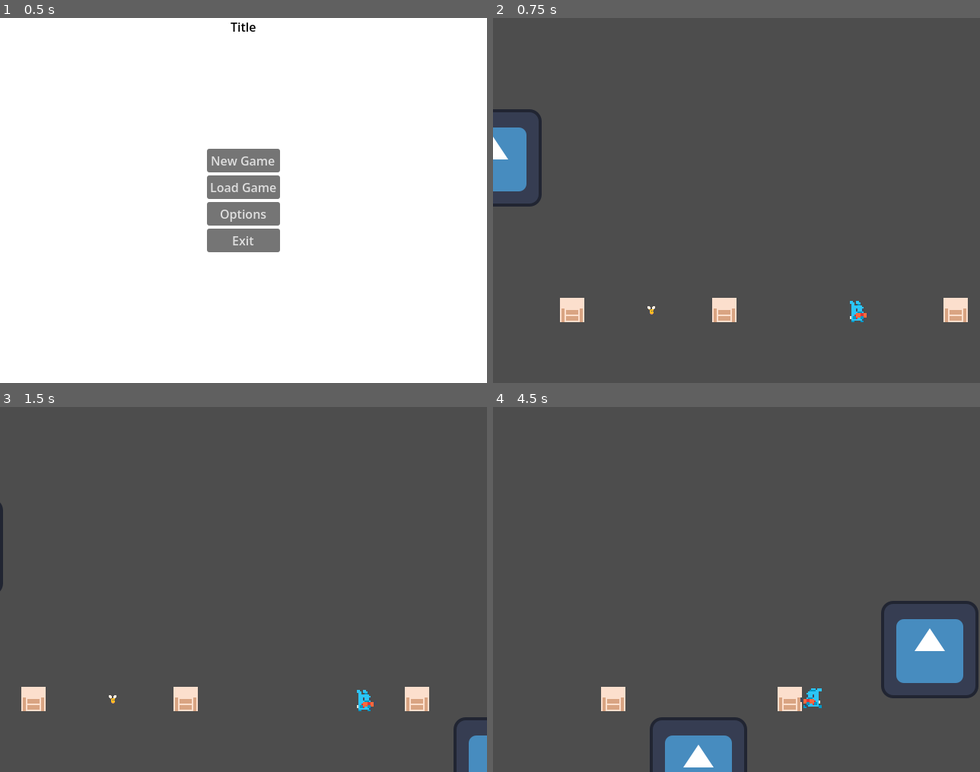
Above: before the commit, frames 1-4 (two rows, left to right).
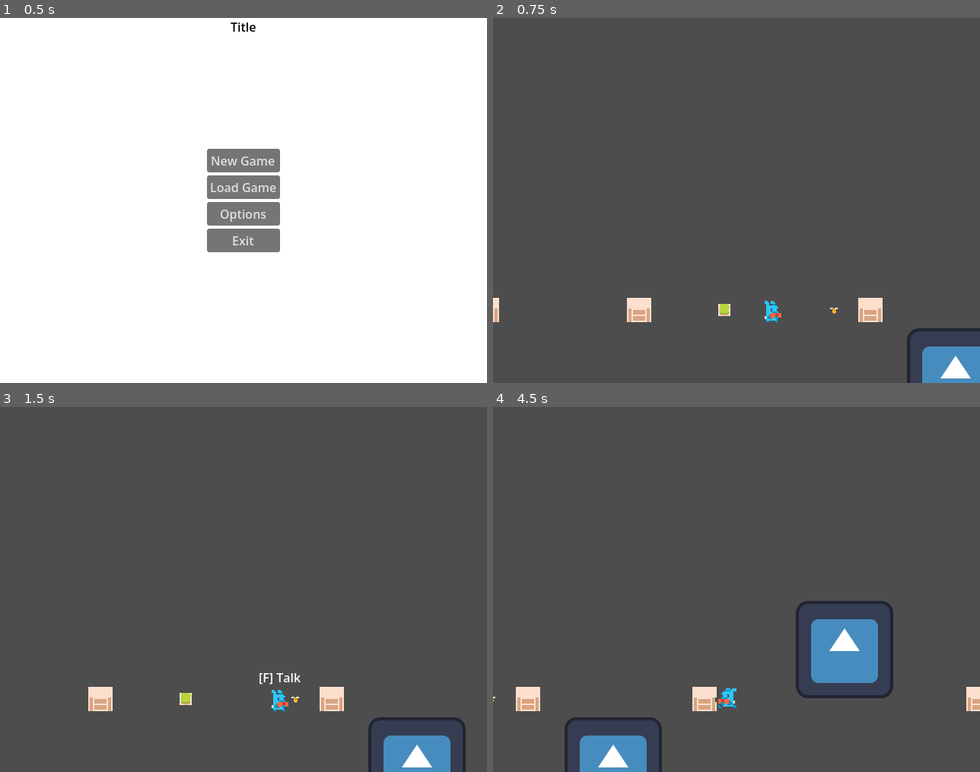
Above: after the commit, the same moments.

Repository: Magistratus-Studio/goedwareJam
Game: Godot game, scene res://cenas/menuInicial.tscn
Two runs of this game, one before a commit and one after it. Both use one fixed random seed, a clock stepped at 60 frames per second and the inputs below. The engine's default icon, where the game draws it, is replaced by a stand-in: a white triangle on a blue panel in a dark square.
Inputs (mouse positions are in pixels of both pictures, inside the frame that each line leads up to):
- Up to frame 1 (0.5 s): no input
- Up to frame 2 (0.75 s): click "New Game" at 0.5 s
- Up to frame 3 (1.5 s): tap Enter (ui_accept) at 1.25 s; move the mouse to (350, 571) at 1.27 s; hold D (move_right) from 1.28 s (still down); hold F (interact) from 1.28 s (still down); click (350, 571) at 1.42 s
- Up to frame 4 (4.5 s): tap Enter (ui_accept) at 1.52, 2.27, 3.77 s; move the mouse to (639, 607) at 2.02 s; release D (move_right) at 2.03 s; release F (interact) at 2.03 s; hold A (move_left) 2.03-2.78 s; tap F (interact) at 2.1, 3.8 s; move the mouse to (785, 509) at 2.77 s; hold F (interact) 2.78-3.53 s; hold D (move_right) 2.78-4.28 s; tap Tab at 2.85 s; move the mouse to (712, 662) at 3.52 s; tap Delete at 3.6 s; click (712, 662) at 3.67 s; move the mouse to (882, 644) at 4.27 s; hold A (move_left) from 4.28 s (still down); hold F (interact) from 4.28 s (still down)

Frame 1 is identical in both runs. In frame 2, 4.9% of the frame differs, in the area x 0-100%, y 25-100%; in frame 3, 4.4%; in frame 4, 11%, in the area x 0-100%, y 53-100%.

Commit message:
feat: adiciona esconderijo

Diff:
--- a/goedware-jam/assets/localization.csv
+++ b/goedware-jam/assets/localization.csv
@@ -61,3 +61,5 @@
 NPC_PRACA_DAY_2,"They say they only open after sunset.","Dizem que só funcionam depois que o sol se põe."
 NPC_PRACA_NIGHT_1,"There shouldn't be anyone in the square at this hour...","Não deveria haver ninguém na praça a esta hora..."
 NPC_PRACA_ITEM_1,"That [color=aqua]Rosary[/color] you carry... hold onto it tightly when entering the woods.","Esse [color=aqua]Terço[/color] que você carrega... guarde-o bem quando entrar na mata."
+HUD_ENTER_HIDEOUT,"[F] Hide","[F] Esconder-se"
+HUD_EXIT_HIDEOUT,"[F] Exit","[F] Sair"
--- a/goedware-jam/cenas/areas/praca.tscn
+++ b/goedware-jam/cenas/areas/praca.tscn
@@ -7,6 +7,7 @@
 [ext_resource type="PackedScene" uid="uid://c1v5mkdyaw07i" path="res://cenas/areas/playerSpawn.tscn" id="5_lgl2q"]
 [ext_resource type="PackedScene" uid="uid://canrxh87lbm8l" path="res://npc/npc.tscn" id="6_m8fyq"]
 [ext_resource type="Texture2D" uid="uid://dqr7n008r4t8w" path="res://assets/tilemap.png" id="7_vdud6"]
+[ext_resource type="PackedScene" uid="uid://bwlnc8a8x074p" path="res://objects/hideout.tscn" id="8_vdud6"]
 
 [node name="Praca" type="Node2D" unique_id=760885210 groups=["areas"]]
 script = ExtResource("1_u1u3j")
@@ -72,10 +73,14 @@
 [node name="PlayerSpawn" parent="." unique_id=693005256 instance=ExtResource("5_lgl2q")]
 position = Vector2(184, 384)
 
-[node name="Npc" parent="." unique_id=1280807740 instance=ExtResource("6_m8fyq")]
-position = Vector2(-88, 384)
+[node name="Npc" parent="." unique_id=1285779810 instance=ExtResource("6_m8fyq")]
+position = Vector2(264, 384)
 npc_texture = ExtResource("7_vdud6")
 h_frames = 10
 v_frames = 6
-sprite_frame = 51
-night_dialog = Array[String](["O que você está fazendo fora de casa a essa hora?!", "A floresta fica perigosa durante a noite."])
+sprite_frame = 52
+npc_csv_id = null
+disappear_at_night = true
+
+[node name="Hideout" parent="." unique_id=1437015990 instance=ExtResource("8_vdud6")]
+position = Vector2(120, 384)
--- a/goedware-jam/npc/npc.gd
+++ b/goedware-jam/npc/npc.gd
@@ -24,7 +24,7 @@
 		sprite_frame = max(0, value)
 		_update_sprite()
 
-@export var prompt_text: String = "[E] Conversar"
+@export var prompt_text: String = "HUD_TALK"
 @export var face_player_on_talk: bool = true
 @export var npc_csv_id: String = ""
 
@@ -43,6 +43,9 @@
 @export var required_items: Array[ItemData] = []
 @export_multiline var item_dialog: Array[String] = []
 @export var item_dialog_only_at_night: bool = false
+
+@export_category("Regras de Aparecimento Noturno")
+@export var disappear_at_night: bool = false
 
 @onready var sprite: Sprite2D = $Sprite2D
 
@@ -64,6 +67,30 @@
 	set_process_unhandled_input(false)
 	body_entered.connect(_on_player_entered)
 	body_exited.connect(_on_player_exited)
+	_check_night_presence()
+
+func _process(_delta: float) -> void:
+	if Engine.is_editor_hint():
+		return
+	# Checagem contínua simples e segura para garantir que o NPC suma assim que virar noite
+	_check_night_presence()
+
+func _check_night_presence() -> void:
+	# Se a flag estiver desativada, o NPC nunca some à noite
+	if not disappear_at_night:
+		_set_npc_visible(true)
+		return
+
+	# Se a flag estiver ativada, esconde o NPC e bloqueia a interação durante a noite
+	if TimeController.isNight():
+		_set_npc_visible(false)
+	else:
+		_set_npc_visible(true)
+
+func _set_npc_visible(is_vis: bool) -> void:
+	visible = is_vis
+	# Desliga o monitoramento da Area2D para impedir que o player interaja ou ative o prompt na HUD
+	set_deferred("monitoring", is_vis)
 
 func _get_csv_sequence(dialog_type: String) -> Array[String]:
 	var result: Array[String] = []
--- a/goedware-jam/objects/areaLimit.tscn
+++ b/goedware-jam/objects/areaLimit.tscn
@@ -5,6 +5,7 @@
 distance = 10.0
 
 [node name="AreaLimit" type="StaticBody2D" unique_id=642957551]
+collision_layer = 5
 
 [node name="CollisionShape2D" type="CollisionShape2D" parent="." unique_id=1701699382]
 shape = SubResource("WorldBoundaryShape2D_4mnnu")
--- a/goedware-jam/objects/enemy/enemy.gd
+++ b/goedware-jam/objects/enemy/enemy.gd
@@ -4,12 +4,12 @@
 enum STATE { ROAM, CHASE }
 
 @export_category("Movimentação")
-@export var roam_speed: float = 45.0
-@export var chase_speed: float = 85.0
+@export var roam_speed: float = 90.0
+@export var chase_speed: float = 160.0
 
 @export_category("Detecção")
-@export var detection_radius: float = 140.0
-@export var lose_interest_radius: float = 220.0
+@export var detection_radius: float = 300.0
+@export var lose_interest_radius: float = 420.0
 
 @onready var sprite: Sprite2D = $Sprite2D
 @onready var catch_area: Area2D = $CatchArea
@@ -24,15 +24,18 @@
 	catch_area.body_entered.connect(_on_catch_area_body_entered)
 
 func _physics_process(delta: float) -> void:
-	if is_catching_player or not is_instance_valid(PlayerController.player):
+	if is_catching_player or not is_instance_valid(PlayerController.player) and not TimeController.is_hidden:
 		velocity = Vector2.ZERO
 		return
+
 
 	var player_x: float = PlayerController.player.global_position.x
 	var distance_x: float = absf(player_x - global_position.x)
 
 	# Transição de estados usando apenas a distância horizontal
-	if current_STATE == STATE.ROAM and distance_x <= detection_radius:
+	if TimeController.is_hidden:
+		current_STATE = STATE.ROAM
+	elif current_STATE == STATE.ROAM and distance_x <= detection_radius:
 		current_STATE = STATE.CHASE
 	elif current_STATE == STATE.CHASE and distance_x >= lose_interest_radius:
 		current_STATE = STATE.ROAM
--- a/goedware-jam/objects/enemy/enemy.tscn
+++ b/goedware-jam/objects/enemy/enemy.tscn
@@ -10,6 +10,7 @@
 size = Vector2(48, 20)
 
 [node name="Enemy" type="CharacterBody2D" unique_id=1225005250]
+collision_mask = 4
 script = ExtResource("1_5y7ac")
 
 [node name="CollisionShape2D" type="CollisionShape2D" parent="." unique_id=2038393752]
@@ -22,6 +23,8 @@
 frame = 53
 
 [node name="CatchArea" type="Area2D" parent="." unique_id=1758364109]
+collision_layer = 0
+collision_mask = 2
 
 [node name="CollisionShape2D" type="CollisionShape2D" parent="CatchArea" unique_id=1151710916]
 shape = SubResource("RectangleShape2D_otrat")
--- /dev/null
+++ b/goedware-jam/objects/hideout.gd
@@ -0,0 +1,56 @@
+class_name Hideout
+extends Area2D
+
+@export var enterPromptText: String = "HUD_ENTER_HIDEOUT"
+@export var exitPromptText: String = "HUD_EXIT_HIDEOUT"
+
+var player_is_inside: bool = false
+var is_hiding: bool = false
+
+func _ready() -> void:
+	set_process_unhandled_input(false)
+	body_entered.connect(_on_body_entered)
+	body_exited.connect(_on_body_exited)
+
+func _on_body_entered(body: Node2D) -> void:
+	if body != PlayerController.player:
+		return
+	player_is_inside = true
+	_update_prompt()
+	set_process_unhandled_input(true)
+
+func _on_body_exited(body: Node2D) -> void:
+	if body != PlayerController.player:
+		return
+	player_is_inside = false
+
+	if is_hiding:
+		_toggle_hiding(false)
+
+	PlayerHud.hidePrompt()
+	set_process_unhandled_input(false)
+
+func _unhandled_input(event: InputEvent) -> void:
+	if event.is_action_pressed("interact") and player_is_inside:
+		get_viewport().set_input_as_handled()
+		_toggle_hiding(not is_hiding)
+		_update_prompt()
+
+func _toggle_hiding(hide: bool) -> void:
+	is_hiding = hide
+	TimeController.is_hidden = hide
+
+	if is_hiding:
+		# Opcional: esconde o sprite do jogador enquanto ele estiver dentro
+		PlayerController.player.visible = false
+		# Desliga a colisão do player para o inimigo não conseguir tocá-lo de jeito nenhum
+		PlayerController.player.set_collision_layer_value(2, false) # Ajuste o número da layer conforme seu projeto
+	else:
+		PlayerController.player.visible = true
+		PlayerController.player.set_collision_layer_value(2, true)
+
+func _update_prompt() -> void:
+	if is_hiding:
+		PlayerHud.showPrompt(exitPromptText)
+	else:
+		PlayerHud.showPrompt(enterPromptText)
--- /dev/null
+++ b/goedware-jam/objects/hideout.tscn
@@ -0,0 +1,19 @@
+[gd_scene format=3 uid="uid://bwlnc8a8x074p"]
+
+[ext_resource type="Script" uid="uid://dfjm1xklwj5vd" path="res://objects/hideout.gd" id="1_i1gbi"]
+[ext_resource type="Texture2D" uid="uid://dqr7n008r4t8w" path="res://assets/tilemap.png" id="2_1kpue"]
+
+[sub_resource type="CapsuleShape2D" id="CapsuleShape2D_4mnnu"]
+
+[node name="Hideout" type="Area2D" unique_id=1437015990]
+collision_layer = 0
+script = ExtResource("1_i1gbi")
+
+[node name="Sprite2D" type="Sprite2D" parent="." unique_id=2004613863]
+texture = ExtResource("2_1kpue")
+hframes = 10
+vframes = 6
+frame = 38
+
+[node name="CollisionShape2D" type="CollisionShape2D" parent="." unique_id=818894210]
+shape = SubResource("CapsuleShape2D_4mnnu")
--- a/goedware-jam/objects/player.gd
+++ b/goedware-jam/objects/player.gd
@@ -12,6 +12,9 @@
 @onready var sprite: Sprite2D = $Sprite2D
 
 func _physics_process(_delta: float) -> void:
+	if TimeController.is_hidden:
+		return
+
 	direction.x = Input.get_axis("move_left", "move_right")
 	if direction:
 		velocity.x = direction.x * SPEED
--- a/goedware-jam/objects/player.tscn
+++ b/goedware-jam/objects/player.tscn
@@ -68,6 +68,7 @@
 
 [node name="Player" type="CharacterBody2D" unique_id=496783852]
 scale = Vector2(2, 2)
+collision_layer = 3
 script = ExtResource("1_ykyjo")
 
 [node name="CollisionShape2D" type="CollisionShape2D" parent="." unique_id=1057675415]
@@ -86,7 +87,7 @@
 limit_bottom = 480
 position_smoothing_speed = 10.0
 drag_horizontal_enabled = true
-drag_left_margin = 0.5
-drag_right_margin = 0.5
+drag_left_margin = 0.15
+drag_right_margin = 0.15
 editor_draw_drag_margin = true
 script = ExtResource("3_uxov2")
--- a/goedware-jam/project_time_tracker.json
+++ b/goedware-jam/project_time_tracker.json
@@ -1,10 +1,10 @@
 {
-  "2D": 14818.966,
+  "2D": 15285.703,
   "3D": 1.109,
   "AFK": 271.464,
   "Asset Store": 176.398,
-  "CSV": 2743.088,
+  "CSV": 2895.748,
   "Documentation": 194.401,
-  "Game": 5417.647,
-  "Script": 35356.854
+  "Game": 6189.451,
+  "Script": 38069.854
 }
--- a/goedware-jam/scripts/TimeController.gd
+++ b/goedware-jam/scripts/TimeController.gd
@@ -9,6 +9,7 @@
 var isTransitioning: bool = false
 
 var inRiskArea: bool = false
+var is_hidden: bool = false
 var canChangeToDay: bool = true
 var maxNightCooldown: float = 60.0
 var remainingNightCooldown: float = 0.0
--- a/goedware-jam/scripts/states/state.gd
+++ b/goedware-jam/scripts/states/state.gd
@@ -9,10 +9,10 @@
 func enter() -> void:
 	pass
 
-func process_state(delta: float) -> void:
+func process_state(_delta: float) -> void:
 	pass
 
-func physics_process_state(delta: float) -> void:
+func physics_process_state(_delta: float) -> void:
 	pass
 
 func exit() -> void:
--- a/goedware-jam/scripts/states/state_night.gd
+++ b/goedware-jam/scripts/states/state_night.gd
@@ -18,7 +18,7 @@
 		print("Ficou de noite")
 
 func process_state(delta: float) -> void:
-	if remaining_cooldown > 0.0 and TimeController.inRiskArea:
+	if remaining_cooldown > 0.0 and TimeController.inRiskArea and not TimeController.is_hidden:
 		remaining_cooldown = max(0.0, remaining_cooldown - delta)
 		TimeController.remainingNightCooldown = remaining_cooldown
 
Not shown, added: goedware-jam/objects/hideout.gd.uid
